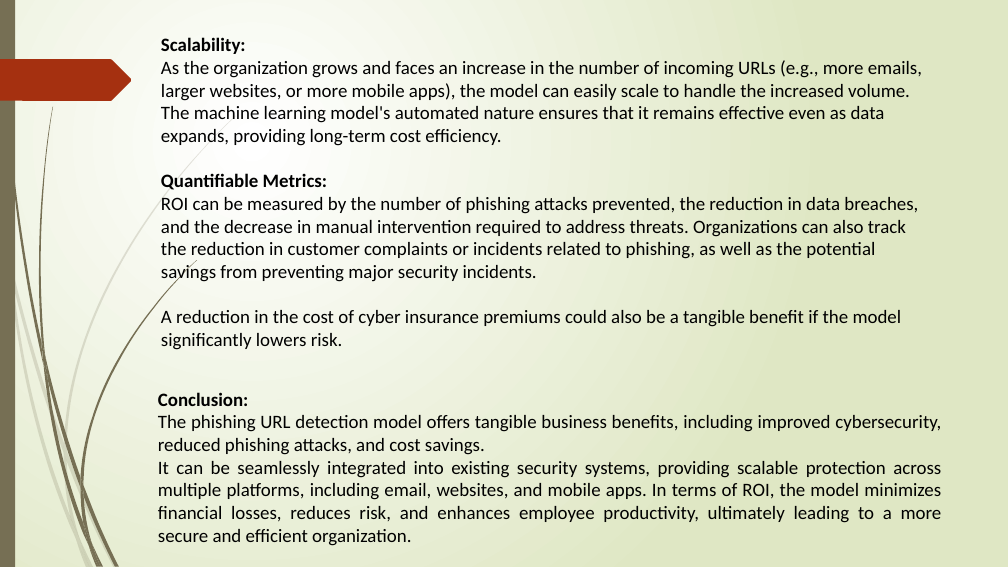
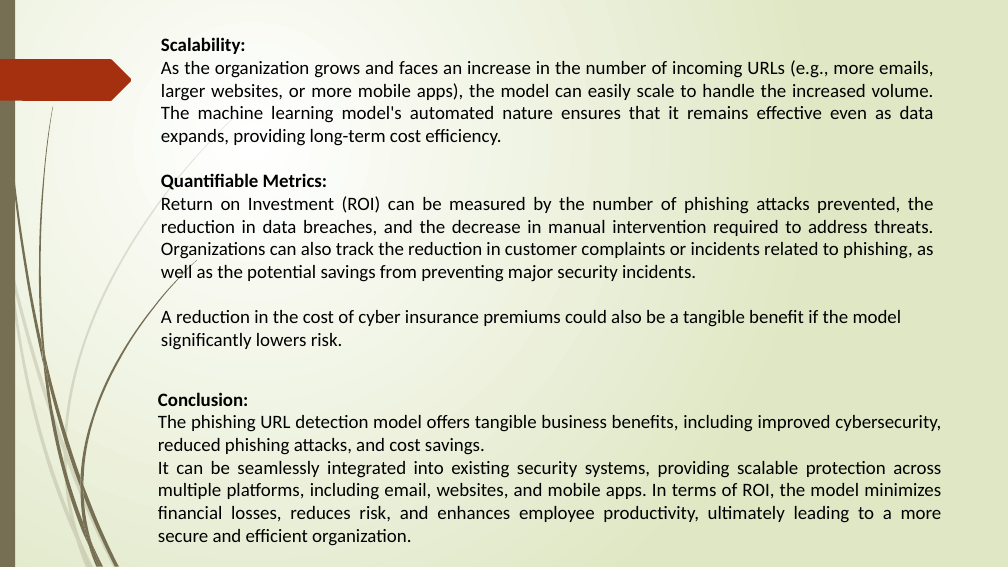
Before and after one commit to bonisadar/SpringboardCapstoneTwo, a slide deck: slide 17 of reports/Capstone_Presentation.pptx. Drawn at 1008x567 pixels with LibreOffice and Linux fonts; fonts in the diff are those of the drawing. Boxes give left, top, right and bottom in pixels: in the first picture for what was removed or moved away, otherwise in the second. Text is boxed around its words. In the diff, an @@ line names an element or a change of style, - is before the commit and + after.

Commit message:
A minor explanation added ROI

```diff
--- a/reports/Capstone_Presentation.pptx
+++ b/reports/Capstone_Presentation.pptx
@@ text at (x1=161, y1=60, x2=934, y2=146): alignment left to justified @@
@@ text at (x1=161, y1=196, x2=934, y2=284): text changed @@
-ROI can be measured by the number of phishing attacks prevented, the reduction in data breaches, and the decrease in manual intervention required to address threats. Organizations can also track the reduction in customer complaints or incidents related to phishing, as well as the potential savings from preventing major security incidents.
+Return on Investment (ROI) can be measured by the number of phishing attacks prevented, the reduction in data breaches, and the decrease in manual intervention required to address threats. Organizations can also track the reduction in customer complaints or incidents related to phishing, as well as the potential savings from preventing major security incidents.
```
